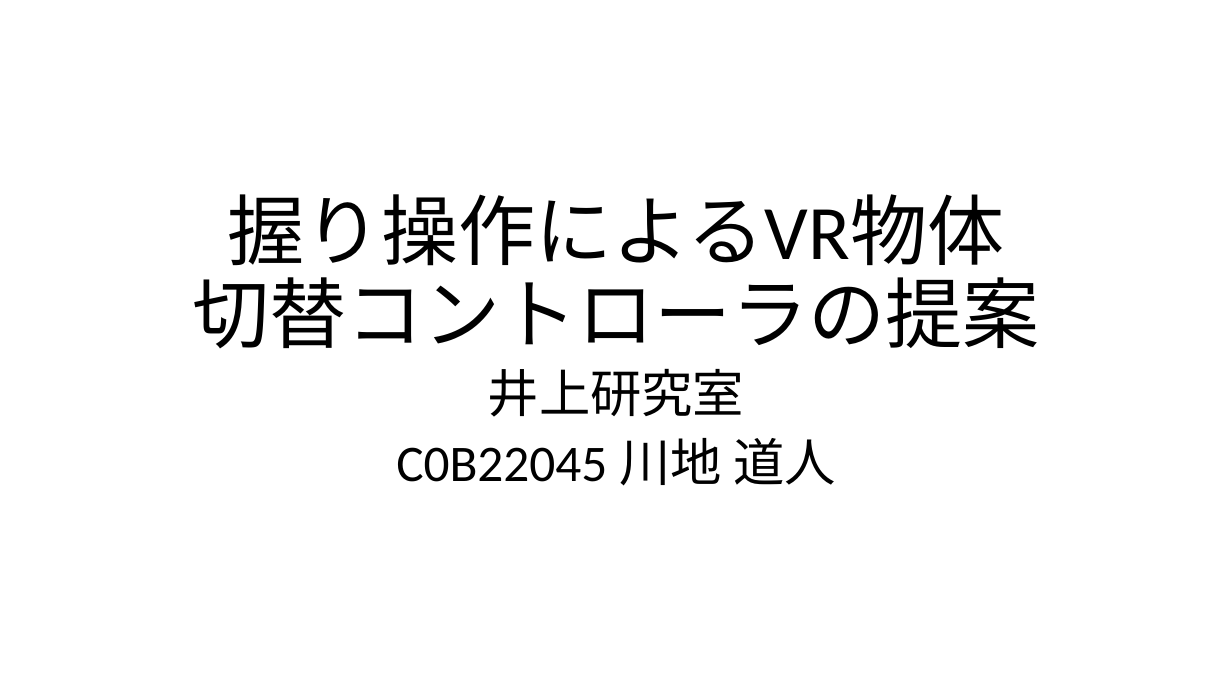
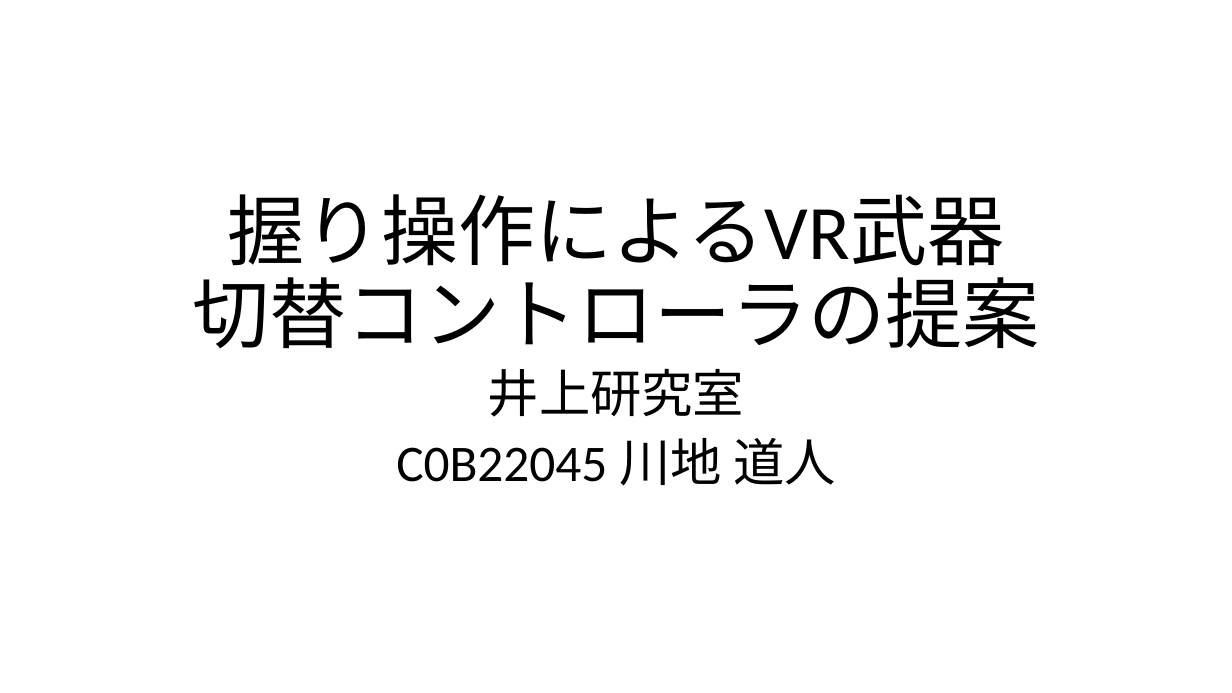
Before and after one commit to hillive/20250807_Chukan_MichitoK, a slide deck: slide 1 of 中間-太さ.pptx. Drawn at 1232x693 pixels with LibreOffice and Linux fonts; fonts in the diff are those of the drawing. Boxes give left, top, right and bottom in pixels: in the first picture for what was removed or moved away, otherwise in the second. Text is boxed around its words. In the diff, an @@ line names an element or a change of style, - is before the commit and + after.

Commit message:
アイテム->武器

```diff
--- a/中間-太さ.pptx
+++ b/中間-太さ.pptx
@@ title at box(193, 194, 1040, 348): text changed @@
-握り操作によるVR物体
-切替コントローラの提案
+握り操作によるVR武器
+切替コントローラの提案
```
Also in this commit, not shown: 5 other slides changed, 4 slides added, 2 other files.
